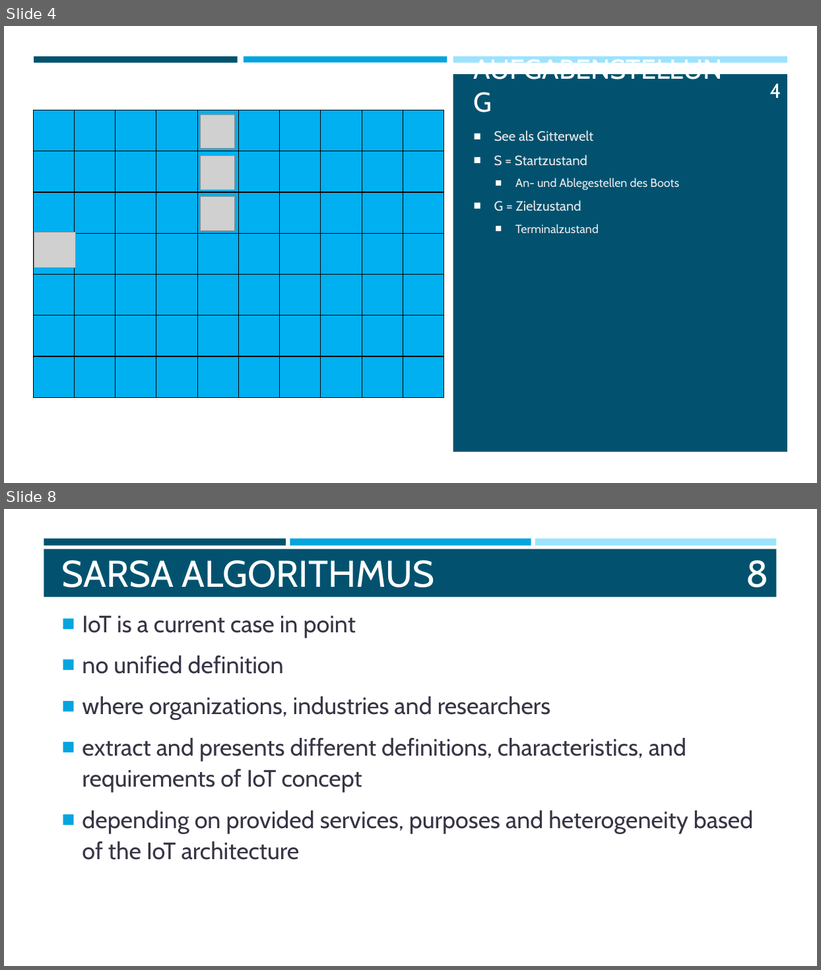
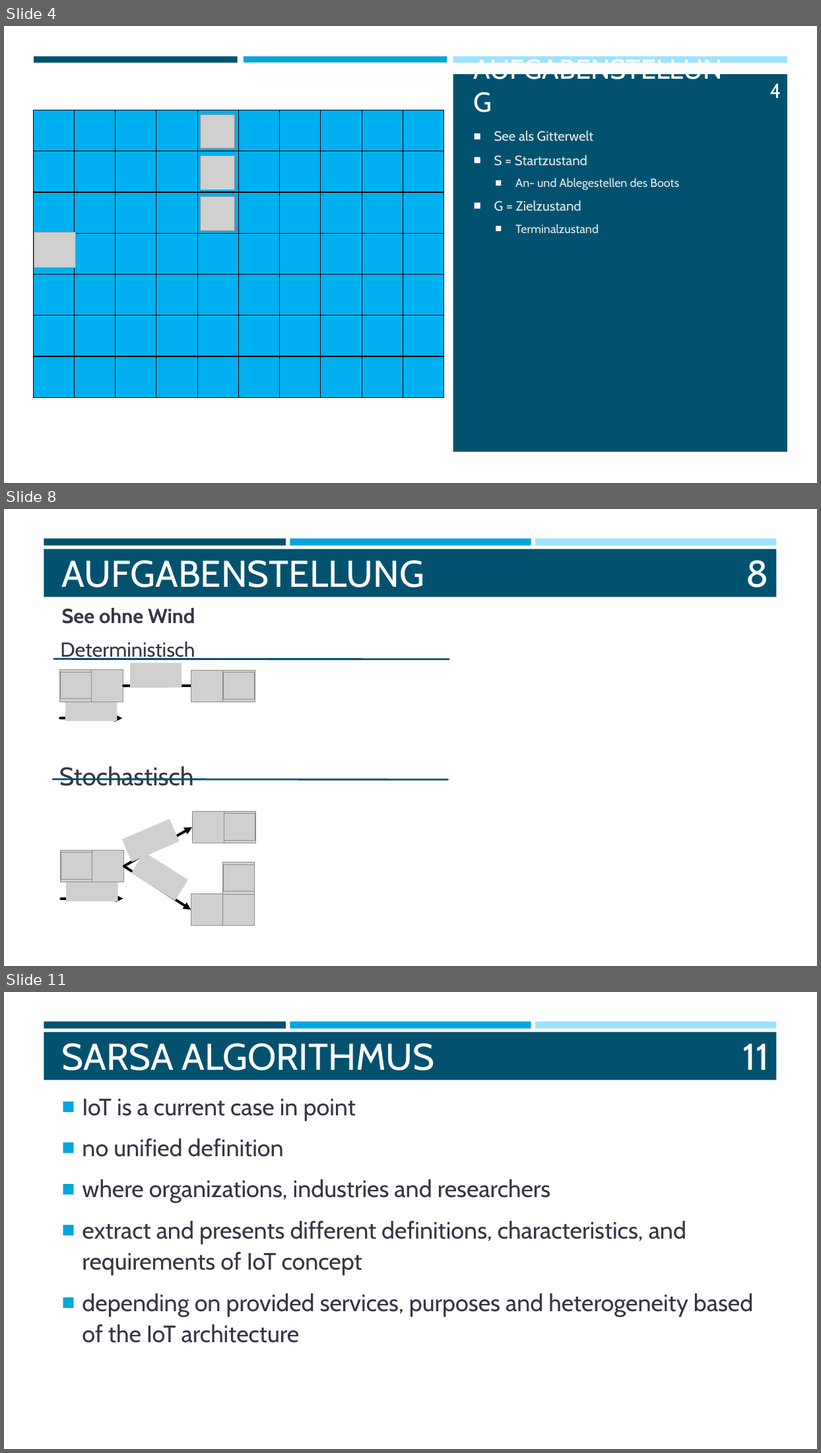
Before and after one commit to mzakarian/Reinforcement-Learning-SARSA-Q-Learning, a slide deck: misc/WISSEN.pptx. Shown one above the other, each under a label of ours: slides 4 and 8 before the commit, slides 4, 8 and 11 after it; the slides between them are not shown. The pictures are 821x970 and 821x1453 pixels, drawn with LibreOffice and Linux fonts; fonts in the diff are those of the drawing; grey boxes stand for pictures. Boxes give left, top, right and bottom in pixels: in the first picture for what was removed or moved away, otherwise in the second. Text is boxed around its words. In the diff, an @@ line names an element or a change of style, - is before the commit and + after.

```diff
--- a/misc/WISSEN.pptx
+++ b/misc/WISSEN.pptx
@@ slide 8 added at <box>4,509,817,966</box>, background #FFFFFF; not listed: 4 template elements that a slide beside it also shows @@
@@ title added at <box>62,560,425,588</box>, 44 pt, text #FFFFFF @@
+AUFGABENSTELLUNG
@@ page number added at <box>746,560,769,588</box>, 44 pt, text #FFFFFF @@
+8
@@ text added at <box>62,608,195,624</box>, 24.1 pt, text #373545, bold @@
+See ohne Wind
@@ text added at <box>60,642,195,660</box>, 24 pt, text #373545 @@
+Deterministisch
@@ line added from (450, 659) to (54, 659), #02526F 2.25 pt @@
@@ picture added at <box>130,663,182,688</box> @@
@@ picture added at <box>59,670,91,702</box> @@
@@ picture added at <box>60,673,91,699</box> @@
@@ picture added at <box>91,670,123,702</box> @@
@@ arrow added from (123, 686) to (224, 686), #000000 3 pt @@
@@ picture added at <box>191,670,223,702</box> @@
@@ picture added at <box>223,670,255,702</box> @@
@@ picture added at <box>224,673,255,699</box> @@
@@ picture added at <box>65,697,118,722</box> @@
@@ arrow added from (60, 718) to (122, 718), #000000 3 pt @@
@@ line added from (448, 780) to (53, 779), #02526F 2.25 pt @@
@@ text added at <box>59,766,194,786</box>, 30 pt, text #373545 @@
+Stochastisch
@@ picture added at <box>122,819,180,862</box> @@
@@ picture added at <box>192,811,224,843</box> @@
@@ picture added at <box>224,811,255,843</box> @@
@@ picture added at <box>224,814,255,841</box> @@
@@ arrow added from (124, 867) to (192, 827), #000000 3 pt @@
@@ picture added at <box>60,851,92,883</box> @@
@@ picture added at <box>61,853,92,880</box> @@
@@ picture added at <box>92,851,123,883</box> @@
@@ picture added at <box>131,853,188,901</box> @@
@@ picture added at <box>66,877,118,902</box> @@
@@ arrow added from (124, 867) to (191, 910), #000000 3 pt @@
@@ group added at <box>191,863,255,925</box>: 4 pictures @@
@@ arrow added from (61, 899) to (123, 899), #000000 3 pt @@
@@ what was slide 8 is now slide 11 @@
@@ page number at <box>743,1043,769,1070</box>: text changed @@
-8
+11
```
Also in this commit, not shown: 3 slides changed, 2 other slides added.
